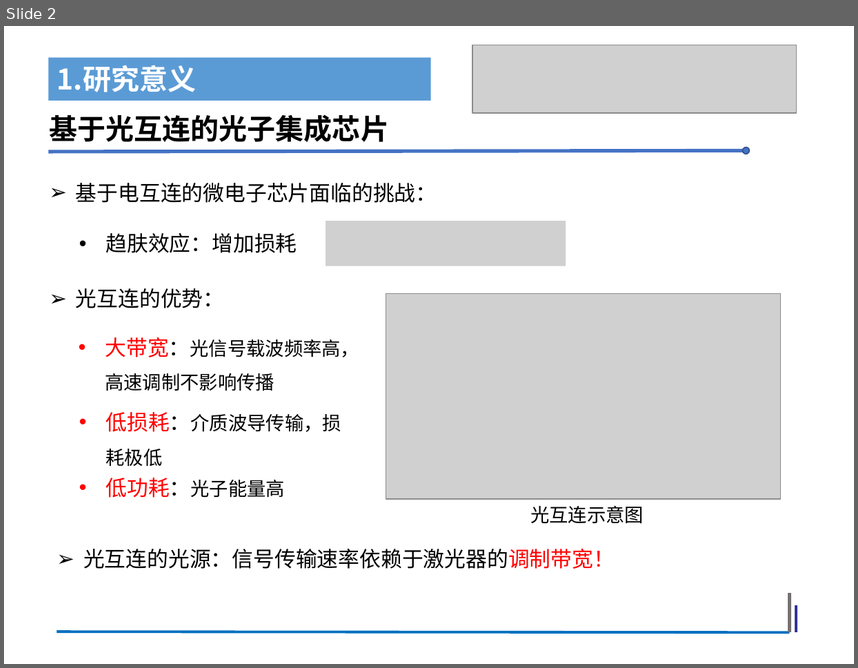
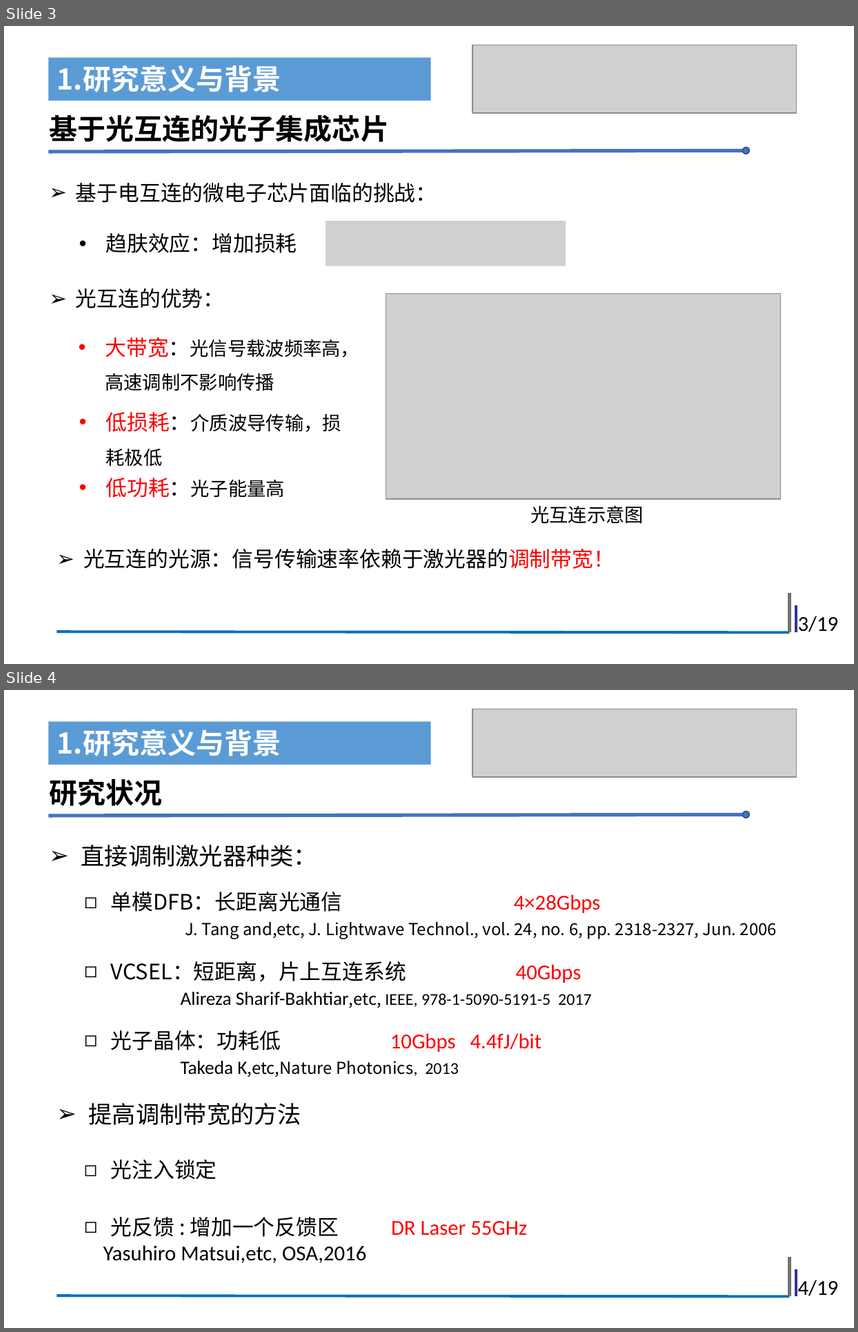
Before and after one commit to Wu-30MKI/Directly-Modulated-Laser, a slide deck: 组会-吴冀亮.pptx. Shown one above the other, each under a label of ours: slide 2 before the commit, slides 3 and 4 after it. The pictures are 858x668 and 858x1332 pixels, drawn with LibreOffice and Linux fonts; fonts in the diff are those of the drawing; grey boxes stand for pictures. Boxes give left, top, right and bottom in pixels: in the first picture for what was removed or moved away, otherwise in the second. Text is boxed around its words. In the diff, an @@ line names an element or a change of style, - is before the commit and + after.

```diff
--- a/组会-吴冀亮.pptx
+++ b/组会-吴冀亮.pptx
@@ slide 4 added at <box>4,690,854,1328</box>, background #FFFFFF @@
@@ picture added at <box>473,709,796,777</box> @@
@@ rectangle added at <box>48,722,430,764</box>, fill #5B9BD5, 24 pt, text #FFFFFF, bold @@
+1.研究意义与背景
@@ text added at <box>49,778,162,806</box>, 24 pt, text #000000, bold @@
+研究状况
@@ ellipse added at <box>743,811,749,818</box>, fill #4472C4, outline #325491 1 pt @@
@@ line added from (48, 816) to (749, 814), #4472C4 3 pt @@
@@ text added at <box>81,845,318,867</box>, 20 pt, text #000000 @@
+➢ 直接调制激光器种类：
@@ text added at <box>111,891,777,939</box>, 14 pt, text #000000 @@
+◻ 单模DFB：长距离光通信 4×28Gbps
+J. Tang and,etc, J. Lightwave Technol., vol. 24, no. 6, pp. 2318-2327, Jun. 2006
@@ text added at <box>111,961,592,1008</box>, 14 pt, text #000000 @@
+◻ VCSEL：短距离，片上互连系统 40Gbps
+Alireza Sharif-Bakhtiar,etc, IEEE, 978-1-5090-5191-5 2017
@@ text added at <box>111,1030,542,1077</box>, 14 pt, text #000000 @@
+◻ 光子晶体：功耗低 10Gbps 4.4fJ/bit
+Takeda K,etc,Nature Photonics, 2013
@@ text added at <box>89,1103,301,1125</box>, 20 pt, text #000000 @@
+➢ 提高调制带宽的方法
@@ text added at <box>111,1159,217,1179</box>, 18 pt, text #000000 @@
+◻ 光注入锁定
@@ text added at <box>103,1216,366,1263</box>, 18 pt, text #000000 @@
+◻ 光反馈 : 增加一个反馈区 DR Laser 55GHz
+Yasuhiro Matsui,etc, OSA,2016
@@ line added from (789, 1257) to (789, 1296), #767171 3 pt @@
@@ line added from (796, 1269) to (796, 1296), #333399 2.25 pt @@
@@ text added at <box>798,1279,839,1296</box>, 18 pt, text #000000 @@
+4/19
@@ line added from (56, 1295) to (789, 1296), #0070C0 2.25 pt @@
@@ what was slide 2 is now slide 3 @@
@@ slide 3 changed as well @@
@@ text in rectangle at <box>56,65,281,92</box>: text changed @@
-1.研究意义
+1.研究意义与背景
@@ text added at <box>798,615,839,632</box>, 18 pt, text #000000 @@
+3/19
```
Also in this commit, not shown: 7 other slides changed, 10 other slides added, 9 slides removed.
